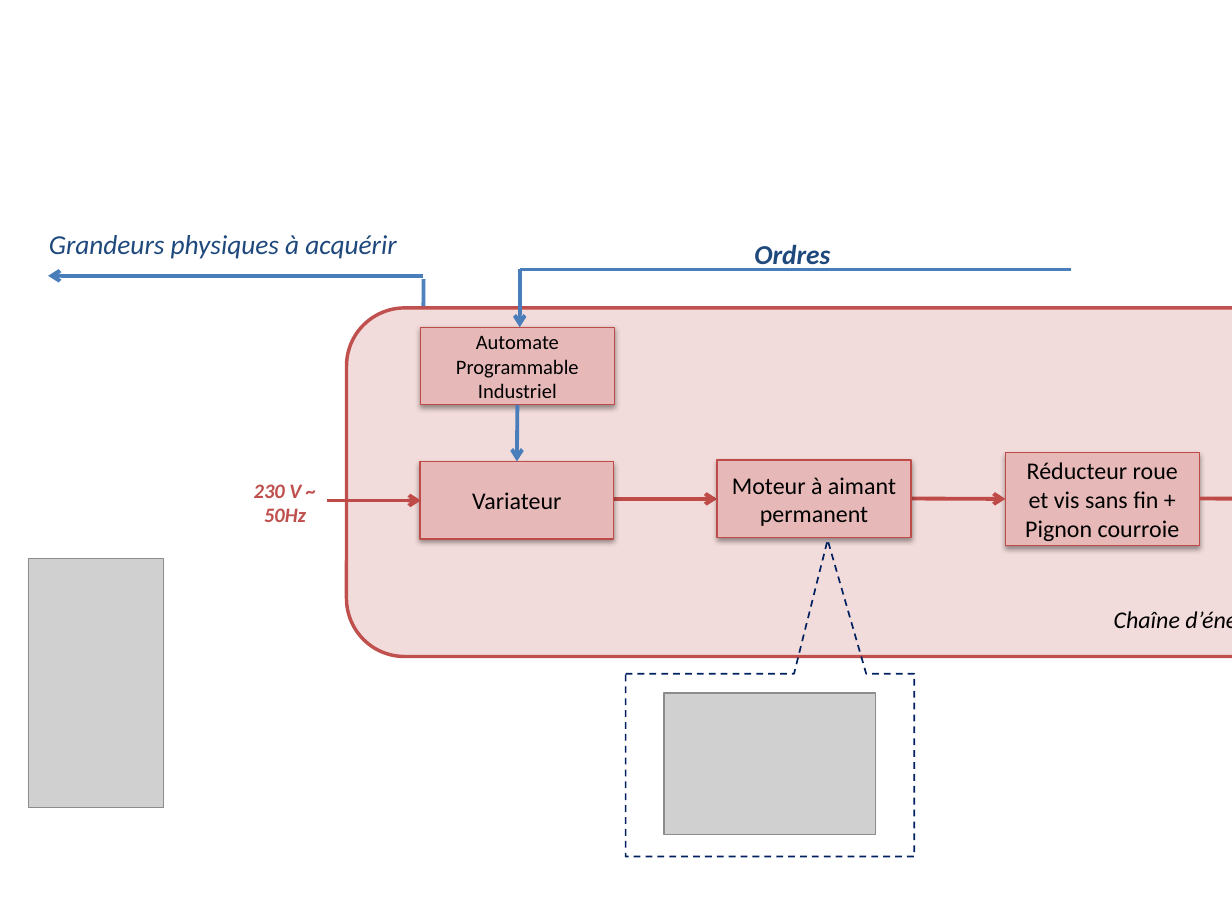
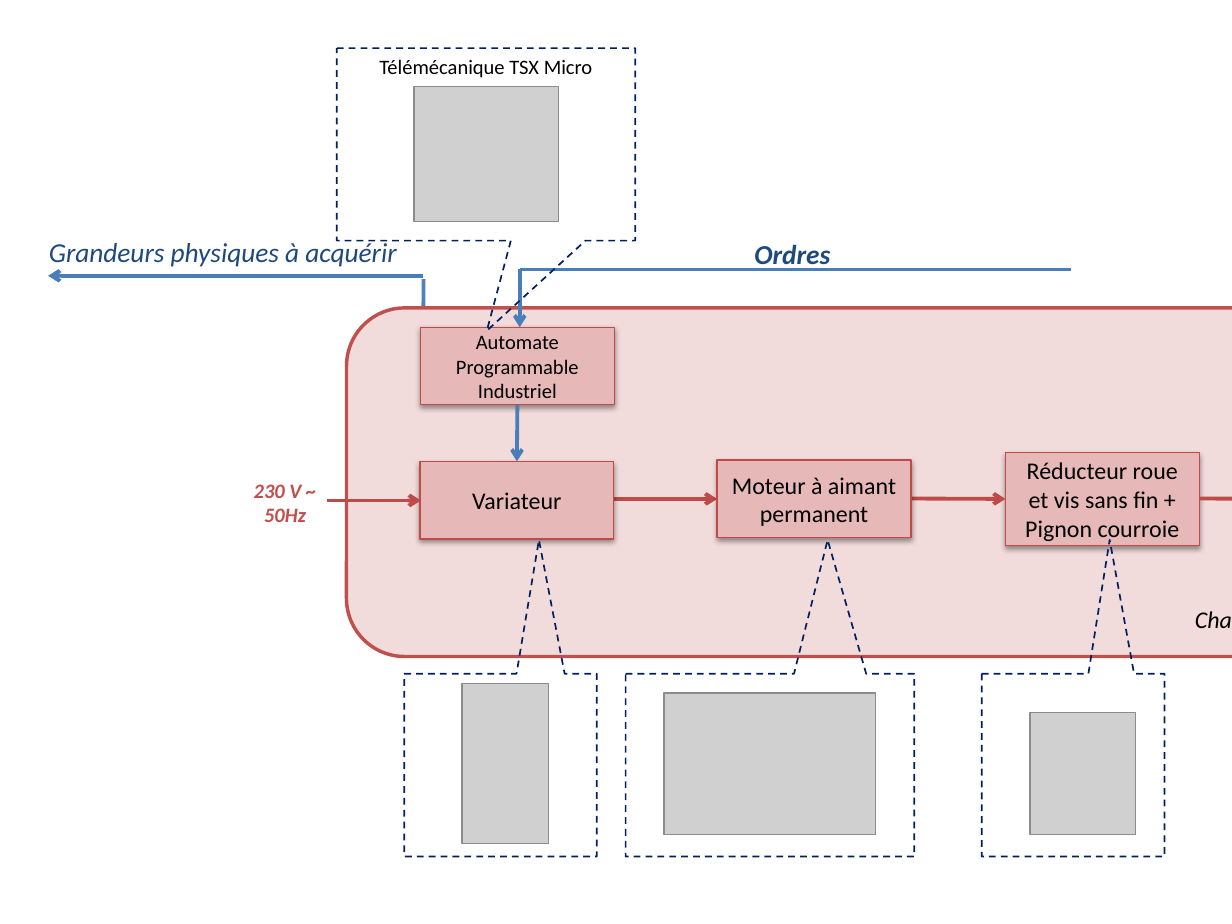
Before and after one commit to xpessoles/TP_Documents, a slide deck: slide 4 of Capsuleuse/Divers/ChaineFonctionnelle.pptx. Drawn at 1232x924 pixels with LibreOffice and Linux fonts; fonts in the diff are those of the drawing; grey boxes stand for pictures. Boxes give left, top, right and bottom in pixels: in the first picture for what was removed or moved away, otherwise in the second. Text is boxed around its words. In the diff, an @@ line names an element or a change of style, - is before the commit and + after.

```diff
--- a/Capsuleuse/Divers/ChaineFonctionnelle.pptx
+++ b/Capsuleuse/Divers/ChaineFonctionnelle.pptx
@@ speech box added at <box>336,48,634,240</box>, outline #002060 1 pt dashed, 12 pt, text #000000 @@
+Télémécanique TSX Micro
@@ picture added at <box>414,86,558,222</box> @@
@@ text "Grandeurs physiques à acquérir" rewrapped from <box>49,235,396,259</box> to <box>49,239,396,267</box> @@
@@ picture removed at <box>28,558,163,807</box> @@
@@ speech box added at <box>404,674,596,856</box>, outline #002060 1 pt dashed @@
@@ picture added at <box>462,684,548,844</box> @@
@@ speech box added at <box>982,674,1164,856</box>, outline #002060 1 pt dashed @@
@@ picture added at <box>1030,712,1136,834</box> @@
```
Also in this commit, not shown: 12 other files.
